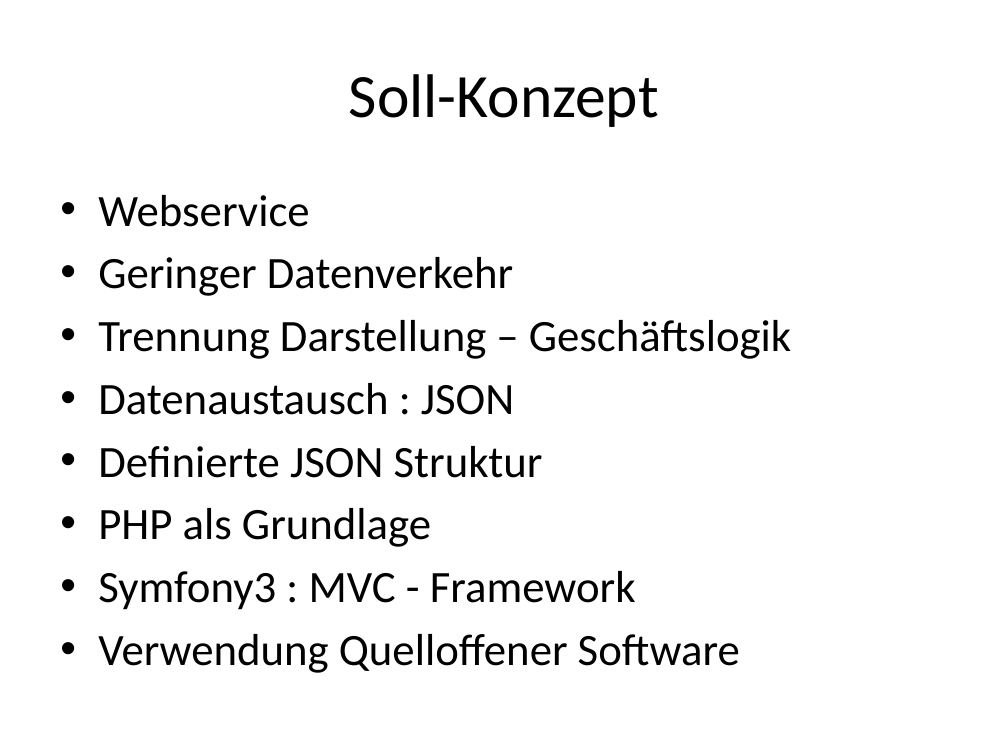
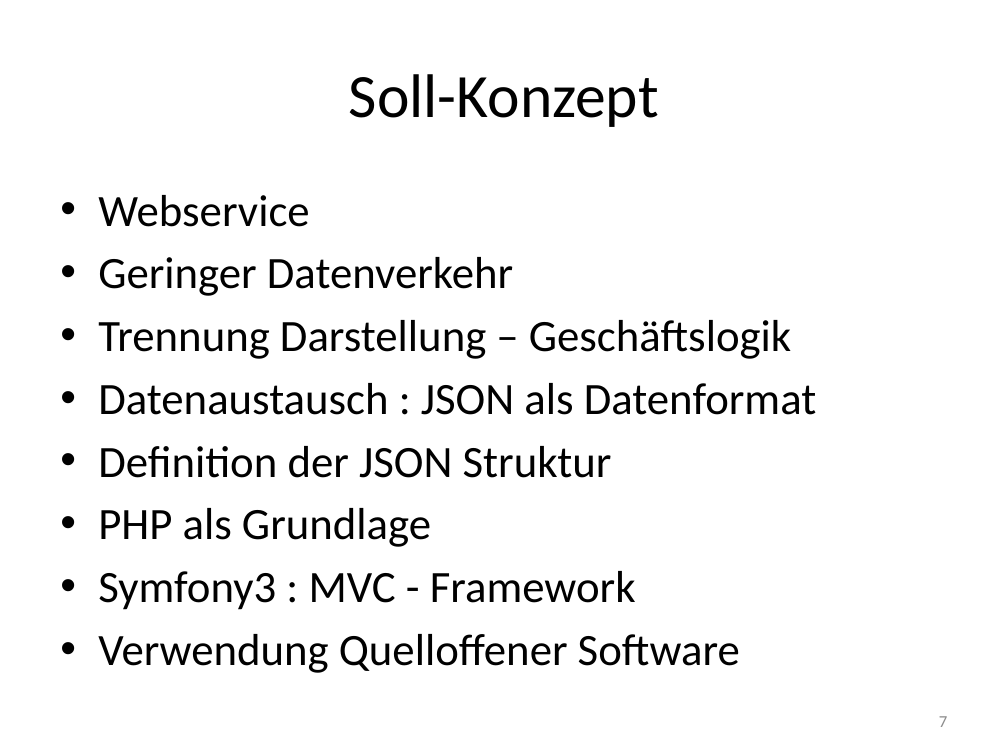
Before and after one commit to janhelmle/weiterbildung_fachinformatiker_ihk_projektantrag, a slide deck: slide 7 of praesentation/Projektpräsentation.pptx. Drawn at 1008x756 pixels with LibreOffice and Linux fonts; fonts in the diff are those of the drawing. Boxes give left, top, right and bottom in pixels: in the first picture for what was removed or moved away, otherwise in the second. Text is boxed around its words. In the diff, an @@ line names an element or a change of style, - is before the commit and + after.

```diff
--- a/praesentation/Projektpräsentation.pptx
+++ b/praesentation/Projektpräsentation.pptx
@@ text at [98, 383, 817, 478]: text changed @@
-• Datenaustausch : JSON
-• Definierte JSON Struktur
+• Datenaustausch : JSON als Datenformat
+• Definition der JSON Struktur
@@ page number added at [939, 716, 947, 727], 12 pt, text #8C8C8C @@
+7
```
Also in this commit, not shown: 16 other slides changed, 1 other file.
